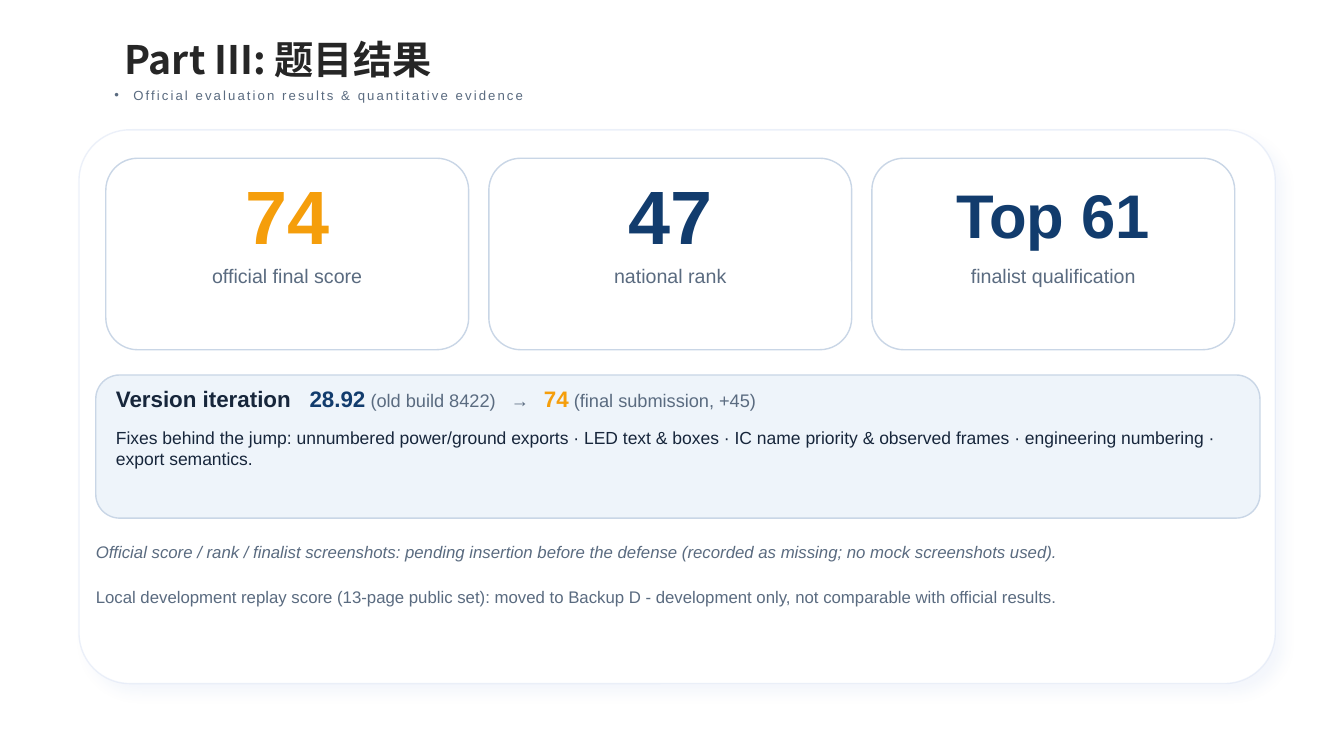
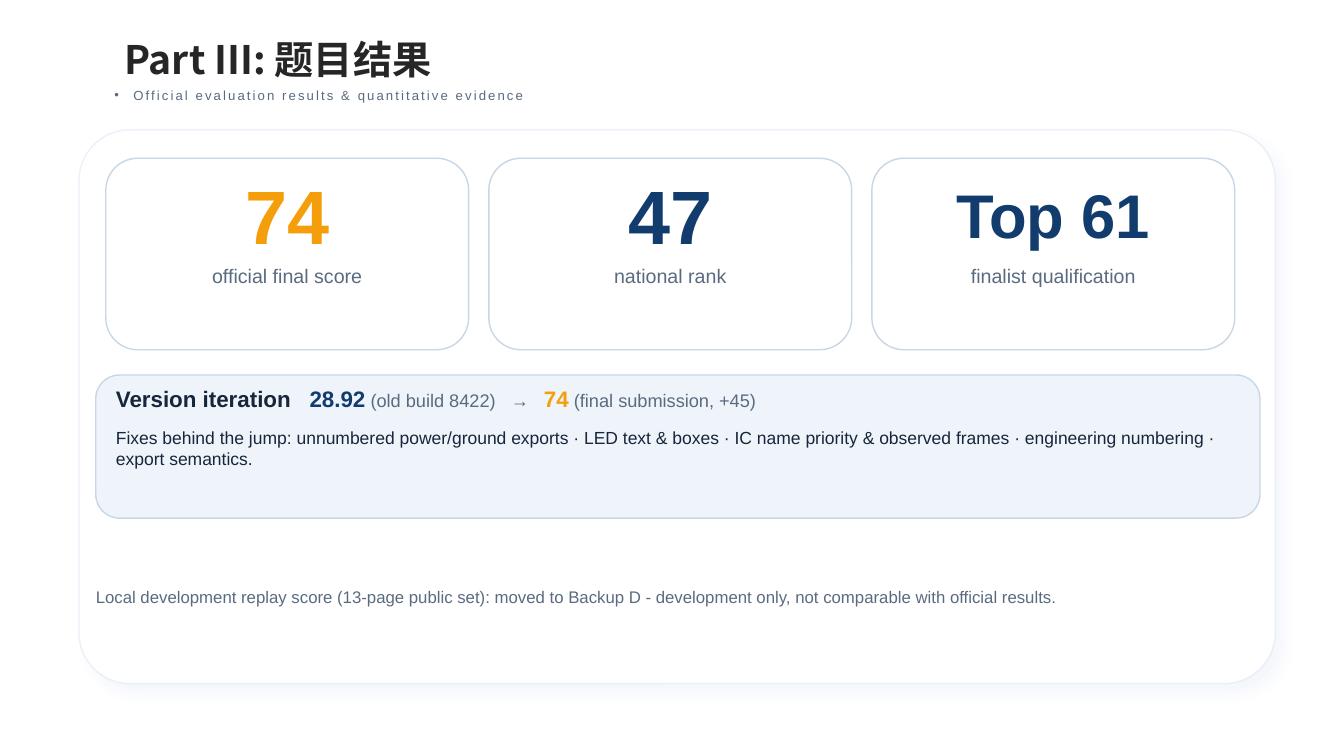
Before and after one commit to zc-cc1/pcb-schematic-parser, a slide deck: slide 9 of docs/eda_final_defense/slides/EDA精英挑战赛_决赛答辩_官方模板版.pptx. Drawn at 1344x756 pixels with LibreOffice and Linux fonts; fonts in the diff are those of the drawing; background and template pictures are left out. Boxes give left, top, right and bottom in pixels: in the first picture for what was removed or moved away, otherwise in the second. Text is boxed around its words. In the diff, an @@ line names an element or a change of style, - is before the commit and + after.

```diff
--- a/docs/eda_final_defense/slides/EDA精英挑战赛_决赛答辩_官方模板版.pptx
+++ b/docs/eda_final_defense/slides/EDA精英挑战赛_决赛答辩_官方模板版.pptx
@@ text removed at (x1=96, y1=546, x2=1057, y2=562) @@
-Official score / rank / finalist screenshots: pending insertion before the defense (recorded as missing; no mock screenshots used).
```
Also in this commit, not shown: 15 other slides changed, 31 other files.
